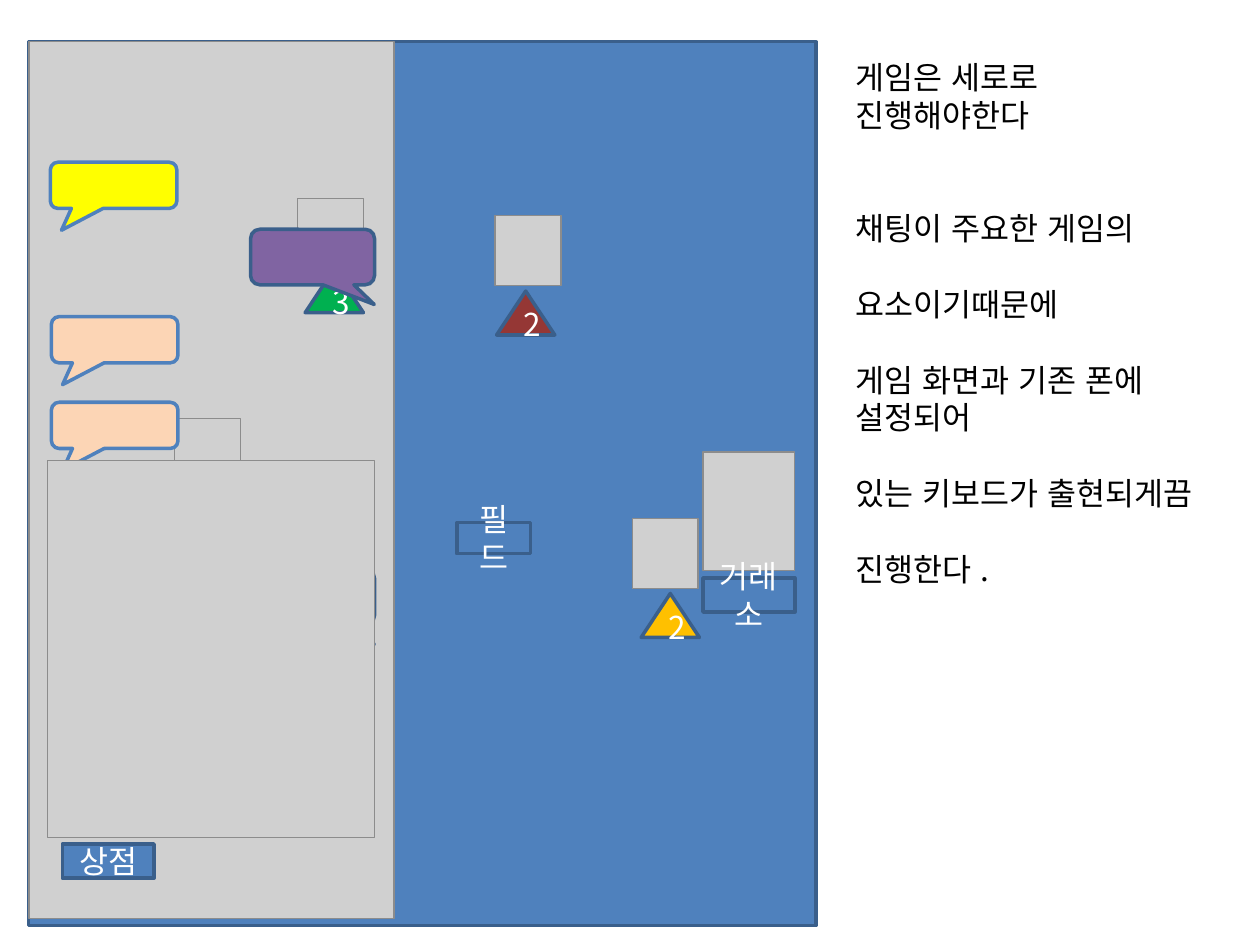
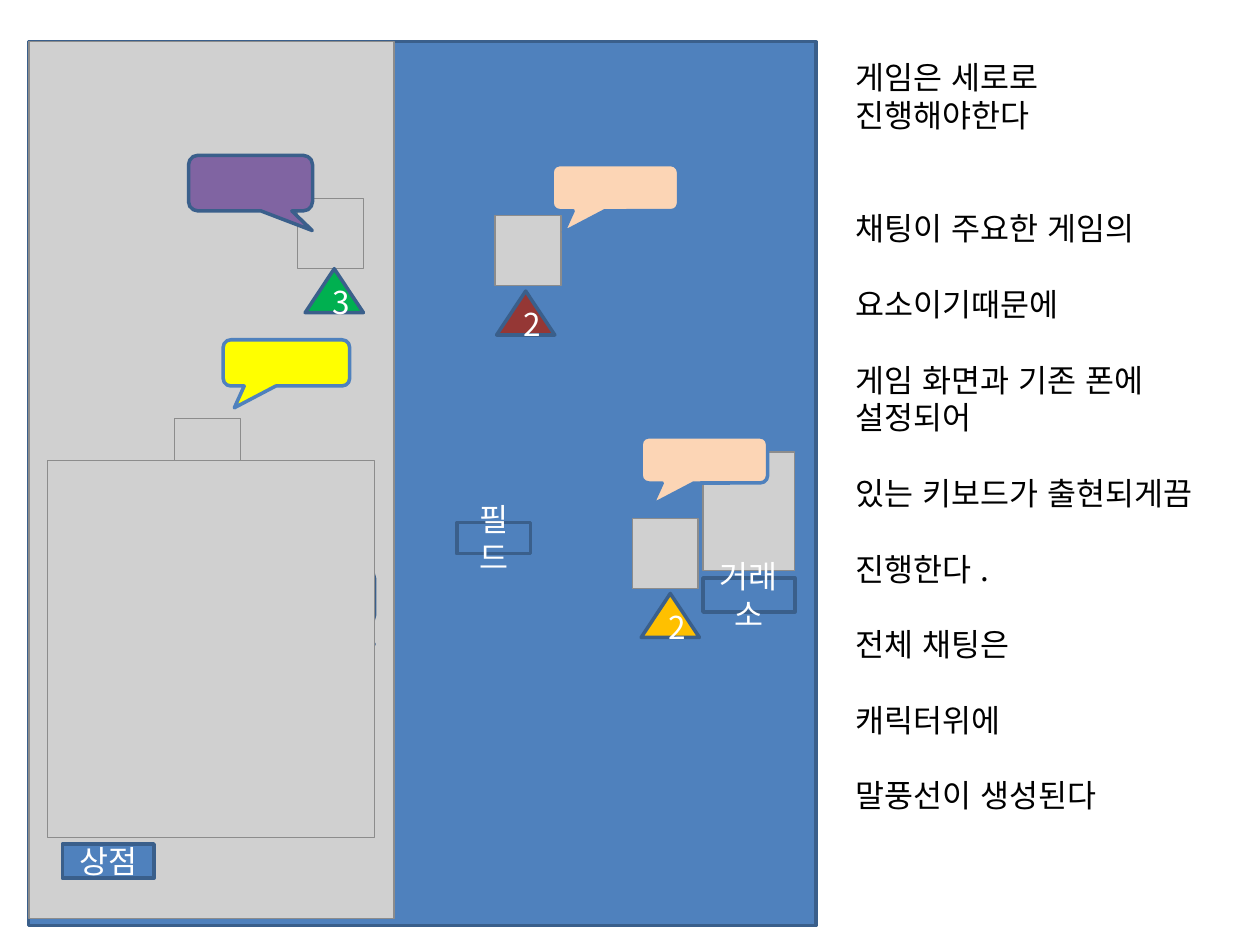
Before and after one commit to Pacman18/Plan, a slide deck: slide 26 of Take게임플로우.pptx (slide 19 before the commit). Drawn at 1260x945 pixels with LibreOffice and Linux fonts; fonts in the diff are those of the drawing; grey boxes stand for pictures. Boxes give left, top, right and bottom in pixels: in the first picture for what was removed or moved away, otherwise in the second. Text is boxed around its words. In the diff, an @@ line names an element or a change of style, - is before the commit and + after.

```diff
--- a/Take게임플로우.pptx
+++ b/Take게임플로우.pptx
@@ rounded speech box: place and size @@
-rounded speech box at box(251, 229, 374, 285)
+rounded speech box at box(189, 155, 312, 210)
@@ rounded speech box: place and size @@
-rounded speech box at box(52, 316, 178, 363)
+rounded speech box at box(552, 165, 678, 212)
@@ rounded speech box: place and size @@
-rounded speech box at box(50, 163, 176, 209)
+rounded speech box at box(223, 340, 349, 387)
@@ rounded speech box: place and size @@
-rounded speech box at box(52, 402, 178, 449)
+rounded speech box at box(641, 437, 767, 484)
@@ text at box(856, 630, 1097, 810): paragraphs added @@
+전체 채팅은
+캐릭터위에
+말풍선이 생성된다
```
Also in this commit, not shown: 11 other slides changed, 7 slides added.
